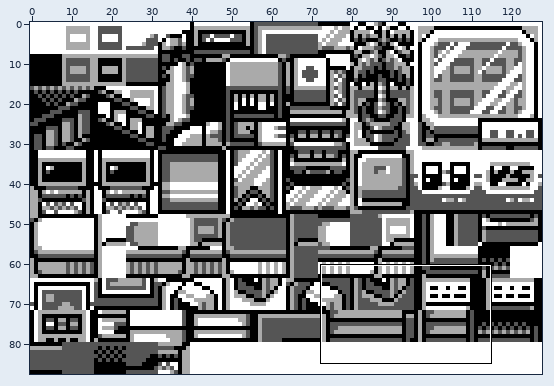
Two states of a sprite sheet, gfx/tilesets/pokecenter.png. Above, an overview of the earlier version with the close-up marked.
Close-up. Before the commit:
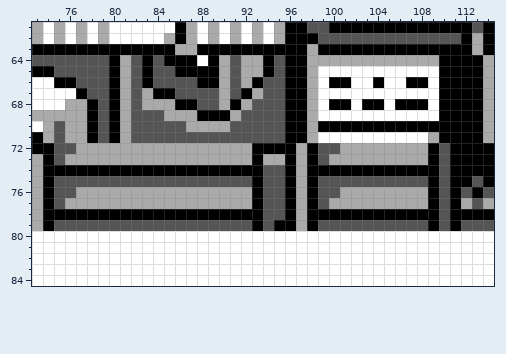
The file is 128x88 pixels. Shown: x 73..114, y 61..84.
After:
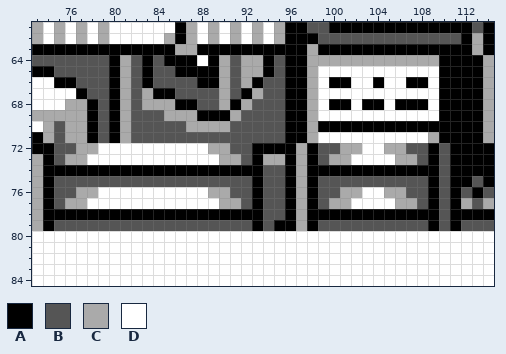
Palette (. is transparent): A #000000  B #555555  C #aaaaaa  D #ffffff
The commit says: Updated Pokecenter (League) stairs
The exact change:
{"y":72,"x":79,"old":"CCCCCCCCCC","new":"DDDDDDDDDD"}
{"y":72,"x":91,"old":"CC","new":"BB"}
{"y":72,"x":103,"old":"CC","new":"DD"}
{"y":72,"x":107,"old":"CC","new":"BB"}
{"y":73,"x":78,"old":"CCCCCCCCCCCC","new":"DDDDDDDDDDDD"}
{"y":73,"x":92,"old":"C","new":"B"}
{"y":73,"x":102,"old":"CCCC","new":"DDDD"}
{"y":73,"x":108,"old":"C","new":"B"}
{"y":76,"x":79,"old":"CCCCCCCCCC","new":"DDDDDDDDDD"}
{"y":76,"x":91,"old":"CC","new":"BB"}
{"y":76,"x":103,"old":"CC","new":"DD"}
{"y":76,"x":107,"old":"CC","new":"BB"}
{"y":77,"x":78,"old":"CCCCCCCCCCCC","new":"DDDDDDDDDDDD"}
{"y":77,"x":92,"old":"C","new":"B"}
{"y":77,"x":102,"old":"CCCC","new":"DDDD"}
{"y":77,"x":108,"old":"C","new":"B"}
{"label":"changed","picture_box":[87,143,252,209]}
{"label":"changed","picture_box":[351,143,428,209]}
